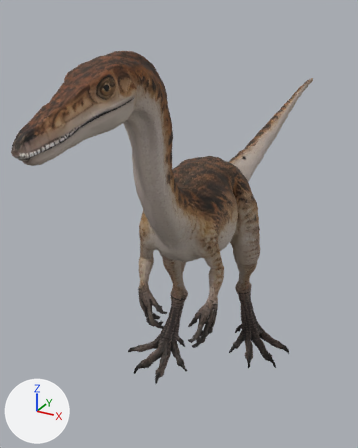
An edit to the glTF model public/assets/triassic/creatures/coelophysis.glb, drawn before and after from the same camera.
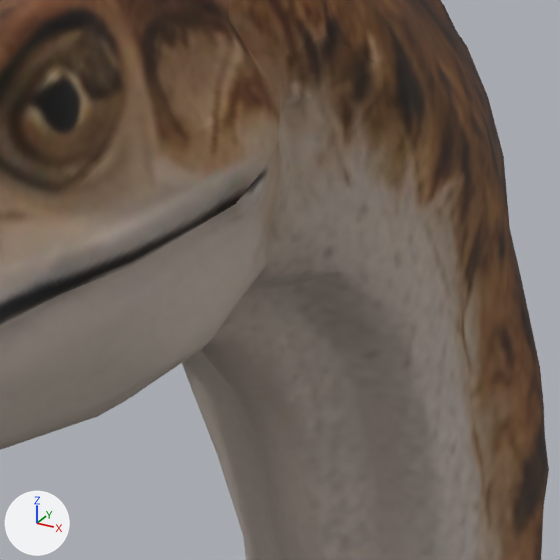
Old and new are each drawn whole from a 50 mm lens placed at (1.65, -4.04, 1.76), pointed at (-0.43, -0.26, -0.13) and again close up on the part from 28% to 49% of the width and 16% to 33% of the height. Lighting does not change. The marker at lower left points along +X, +Y and +Z. The older version's two pictures come first. Vertices at exactly the same position are counted once.

The older version as bpy lines, for what is in view:
```python
me_tripo_mesh_e32bb637_47e7_46df_8dff_9a6074e9631b = bpy.data.meshes.new('tripo_mesh_e32bb637-47e7-46df-8dff-9a6074e9631b')
me_tripo_mesh_e32bb637_47e7_46df_8dff_9a6074e9631b.from_pydata(...)  # 9446 vertices, 18743 faces; spans x -0.81..0.65, y -2.44..2.45, z -1.53..1.53
me_tripo_mesh_e32bb637_47e7_46df_8dff_9a6074e9631b.materials.append(mat_coelophysis_body_pigmentation)
me_tripo_mesh_e32bb637_47e7_46df_8dff_9a6074e9631b_003 = bpy.data.meshes.new('tripo_mesh_e32bb637-47e7-46df-8dff-9a6074e9631b.003')
me_tripo_mesh_e32bb637_47e7_46df_8dff_9a6074e9631b_003.from_pydata(...)  # 726 vertices, 1299 faces; spans x -0.211..0.157, y -2.449..-1.717, z 1.048..1.372
me_tripo_mesh_e32bb637_47e7_46df_8dff_9a6074e9631b_003.materials.append(mat_coelophysis_body_pigmentation)
ob_coelophysis_authored_body = bpy.data.objects.new('Coelophysis authored body', me_tripo_mesh_e32bb637_47e7_46df_8dff_9a6074e9631b)
ob_coelophysis_authored_body.location = (0.0, 0.0, 0.0)
ob_coelophysis_authored_body_lower_jaw = bpy.data.objects.new('Coelophysis authored body lower jaw', me_tripo_mesh_e32bb637_47e7_46df_8dff_9a6074e9631b_003)
ob_coelophysis_authored_body_lower_jaw.location = (0.0, 0.0, 0.0)
```
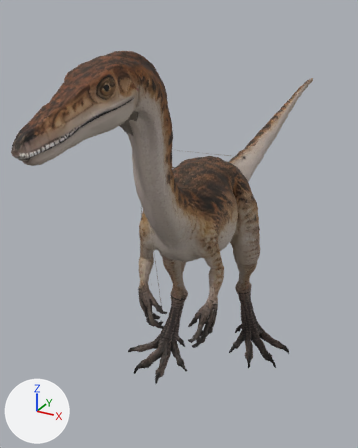
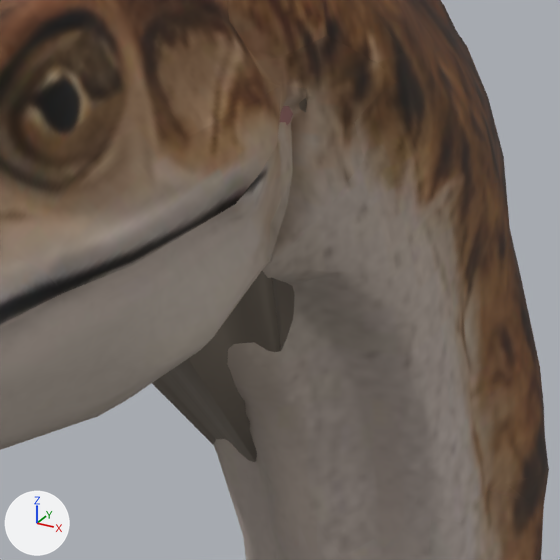
Boxes (x1, y1, x2, y2) around the edits, measured in the close-ups (560 x 560 px):
part 1 of me_tripo_mesh_e32bb637_47e7_46df_8dff_9a6074e9631b, added: after (152, 98, 307, 462)

The change, as a diff of the scene's bpy script:
```diff
--- a/public/assets/triassic/creatures/coelophysis.glb.py
+++ b/public/assets/triassic/creatures/coelophysis.glb.py
@@ me_tripo_mesh_e32bb637_47e7_46df_8dff_9a6074e9631b @@
 # used by ob_coelophysis_authored_body; location = (0.0, 0.0, 0.0)
-me_tripo_mesh_e32bb637_47e7_46df_8dff_9a6074e9631b.from_pydata(...)  # 9446 vertices, 18743 faces; spans x -0.81..0.65, y -2.44..2.45, z -1.53..1.53
+me_tripo_mesh_e32bb637_47e7_46df_8dff_9a6074e9631b.from_pydata(...)  # 9447 vertices, 18806 faces; spans x -0.81..0.65, y -2.44..2.45, z -1.53..1.53
+# me_tripo_mesh_e32bb637_47e7_46df_8dff_9a6074e9631b part 1
+# 1 vertex is added at (-0.06, -1.45, 0.94)
+# 63 new faces join them
 me_tripo_mesh_e32bb637_47e7_46df_8dff_9a6074e9631b.materials.append(mat_coelophysis_body_pigmentation)
```
